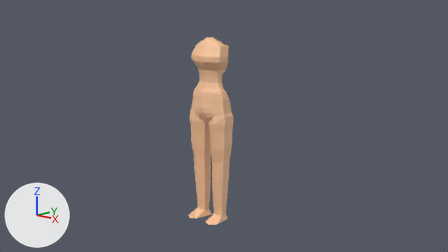
One commit to the Blender file Low_poly human/LP-Human.blend: the scene before it, then after it.
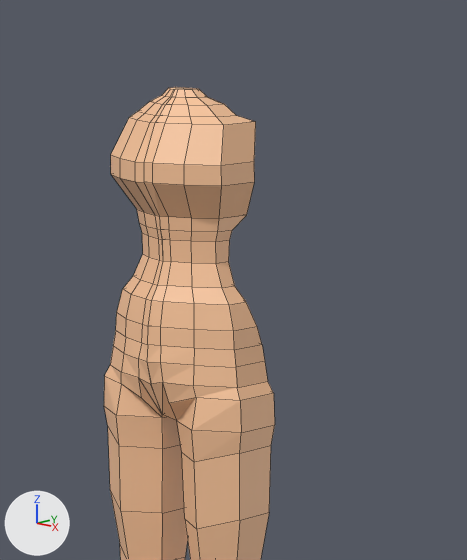
Each version appears first from the file's camera 'Camera', and next in a close-up on the part from 36% to 63% of the width and 6% to 63% of the height. The axes (+X, +Y, +Z) are drawn at lower left. The lights are the same throughout. The close-ups show mesh edges as thin lines.
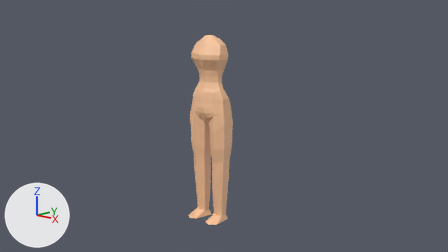
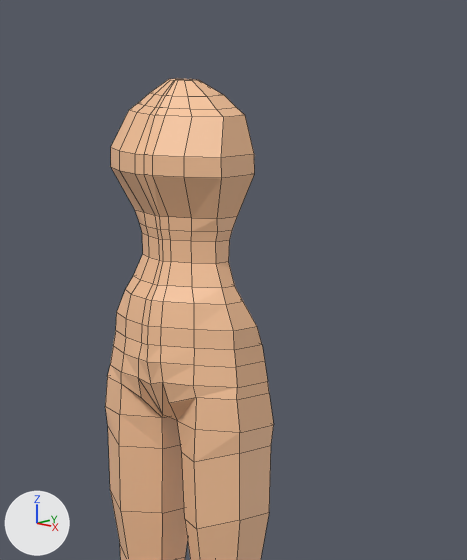
What differs and where, as boxes (x1, y1, x2, y2) in the close-ups (467 x 560 px; the box of a moved part takes in the faces that stretch with it):
'Cylinder', reshaped
    before: (104, 87, 275, 560)
    after: (105, 79, 274, 560)
part 1 of me_cylinder, moved or reshaped
    before: (104, 365, 275, 462)
    after: (105, 365, 274, 462)
part 2 of me_cylinder, moved or reshaped
    both: (117, 276, 257, 331)
part 3 of me_cylinder, cut back
    before: (111, 87, 256, 232)
    after: (111, 79, 255, 232)

What changed in the scene script:
```text
Change me_cylinder:
    used by ob_cylinder; location = (0.0, 0.0, 0.049); scale = (0.275, 0.275, 0.275)
    verts and faces of me_cylinder; kept vertices keep their numbers, new ones are numbered from 192
    before: 24 (0.88, 0.23, 3.95) at pixel (273, 393), 25 (0.48, 0.46, 3.95), 26 (0.88, -0.22, 3.95) at pixel (240, 400), 29 (0.09, 0.47, 3.95), 49 (0.89, -0.22, 3.65) at pixel (241, 432)
    before: 50 (0.49, 0.46, 3.65), 52 (0.49, -0.45, 3.65) at pixel (191, 430), 53 (0.89, 0.23, 3.65) at pixel (274, 424)
    before: 88 (0.69, 0.07, 4.79) at pixel (246, 302), 90 (0.69, -0.16, 4.79) at pixel (229, 305)
    remove me_cylinder.from_pydata(...)  # 192 vertices, 187 faces; spans x 0.0..0.89, y -0.69..0.54, z -0.01..6.7
    add me_cylinder.from_pydata(...)  # 184 vertices, 178 faces; spans x 0.0..0.87, y -0.69..0.54, z -0.01..6.77
    me_cylinder part 1
    add verts[24] = (0.84, 0.22, 3.95)  # moved, pixel (269, 393)
    add verts[25] = (0.48, 0.44, 3.95)  # moved
    add verts[26] = (0.84, -0.22, 3.95)  # moved, pixel (236, 400)
    add verts[29] = (0.09, 0.51, 3.95)  # moved
    add verts[52] = (0.49, -0.41, 3.65)  # moved, pixel (195, 429)
    add verts[49] = (0.87, -0.22, 3.65)  # moved, pixel (239, 432)
    add verts[53] = (0.87, 0.23, 3.65)  # moved, pixel (273, 424)
    add verts[50] = (0.49, 0.43, 3.65)  # moved
    me_cylinder part 2
    add verts[88] = (0.65, 0.07, 4.79)  # moved, pixel (243, 301)
    add verts[90] = (0.65, -0.16, 4.79)  # moved, pixel (226, 304)
    me_cylinder part 3
    8 vertices are removed from x 0.0..0.15, y -0.14..0.09, z 6.69..6.7
    10 faces are deleted
    29 vertices in x 0.0..0.7, y -0.55..0.37, z 5.88..6.47 move by (0.0, 0.0, 0.07)
    8 vertices in x 0.0..0.36, y -0.26..0.28, z 6.56 move by (0.0, 0.0, 0.08)
    13 vertices move from x 0.0..0.6, y -0.19..0.38, z 5.56..6.63 to x 0.0..0.6, y -0.15..0.35, z 5.56..6.77
    1 new face joins them
```
